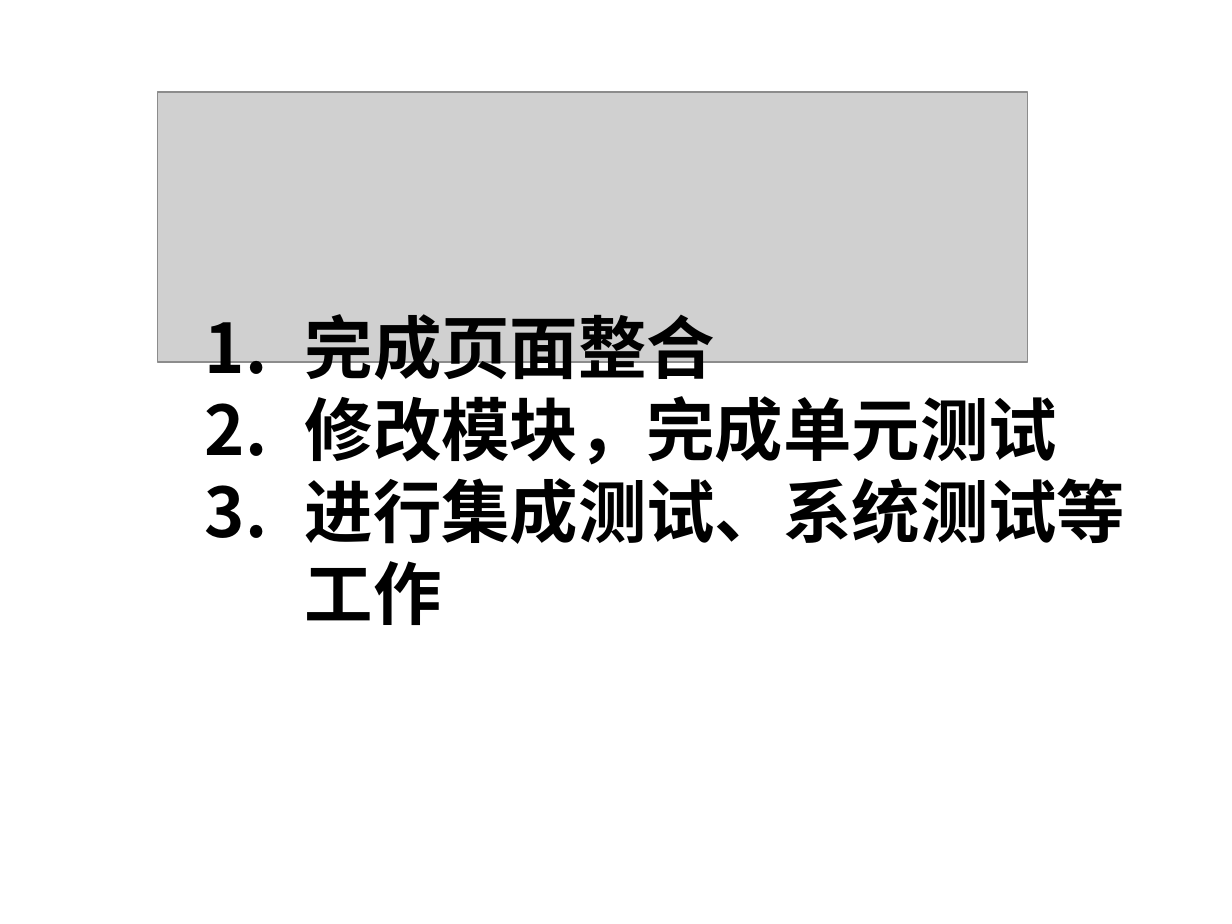
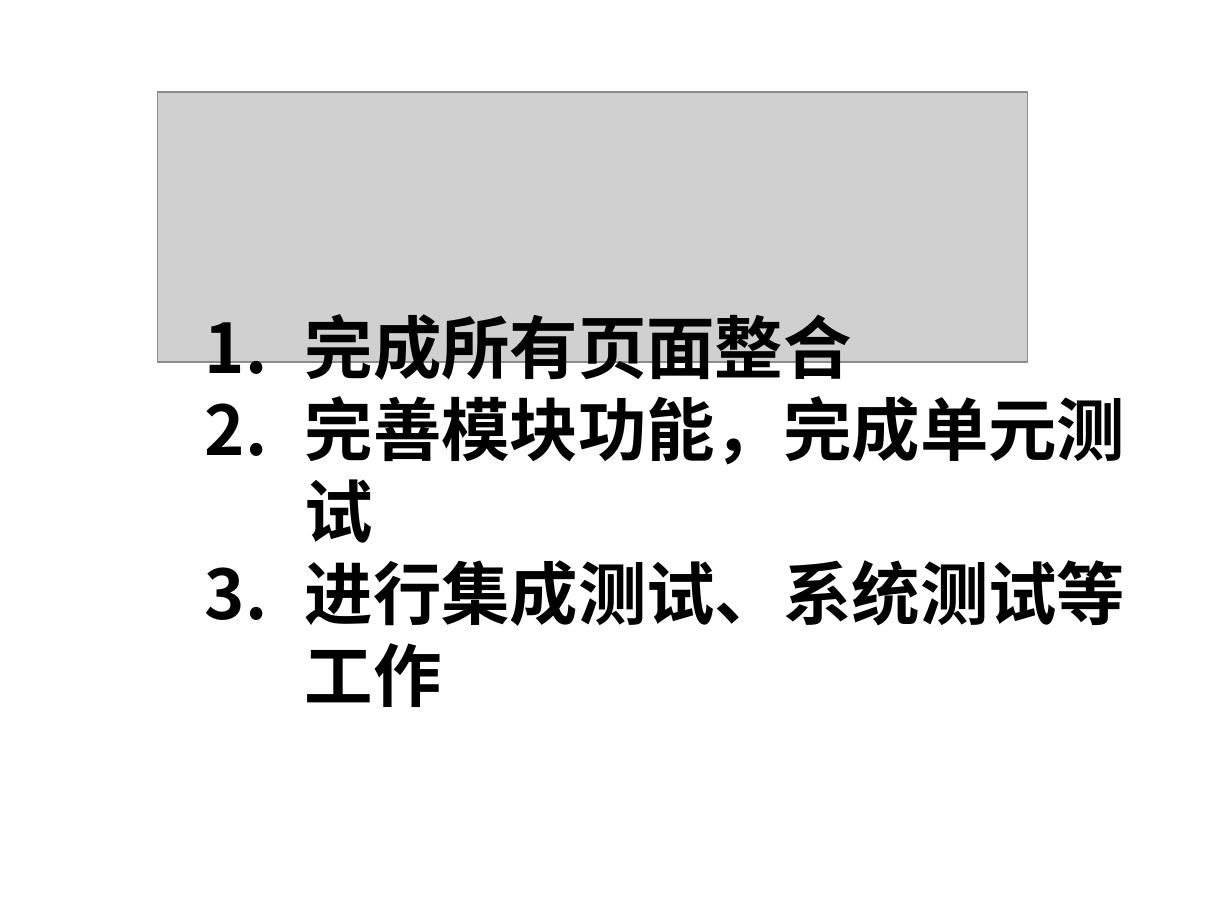
Before and after one commit to yaxing/sherry-forus, a slide deck: slide 6 of 项目相关文档/Sherry/项目监控/项目进展报告/项目报告_2009-12-24_Forus.ppt (slide 5 before the commit). Drawn at 1232x924 pixels with LibreOffice and Linux fonts; fonts in the diff are those of the drawing; grey boxes stand for pictures; background and template pictures are left out. Boxes give left, top, right and bottom in pixels: in the first picture for what was removed or moved away, otherwise in the second. Text is boxed around its words. In the diff, an @@ line names an element or a change of style, - is before the commit and + after.

```diff
--- a/项目相关文档/Sherry/项目监控/项目进展报告/项目报告_2009-12-24_Forus.ppt
+++ b/项目相关文档/Sherry/项目监控/项目进展报告/项目报告_2009-12-24_Forus.ppt
@@ text at [305, 314, 1126, 543]: text changed @@
-1. 完成页面整合
-2. 修改模块，完成单元测试
+1. 完成所有页面整合
+2. 完善模块功能，完成单元测试
```
Also in this commit, not shown: 1 slide added.
